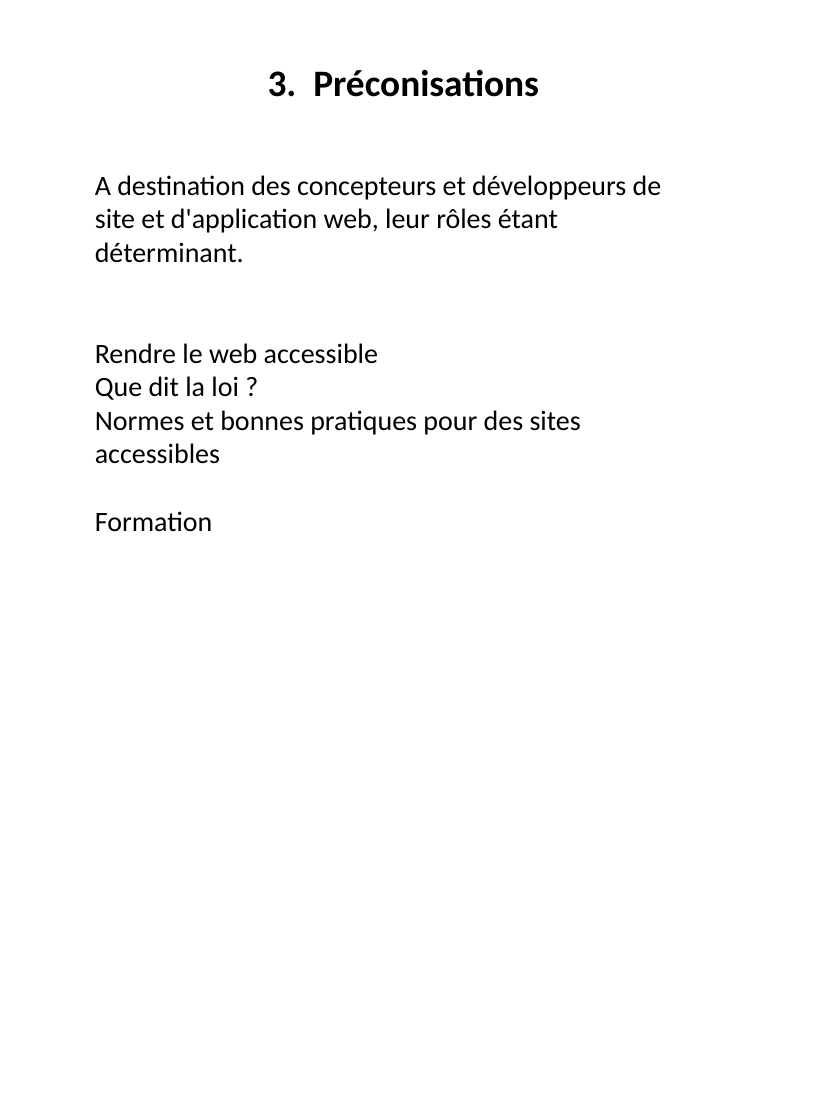
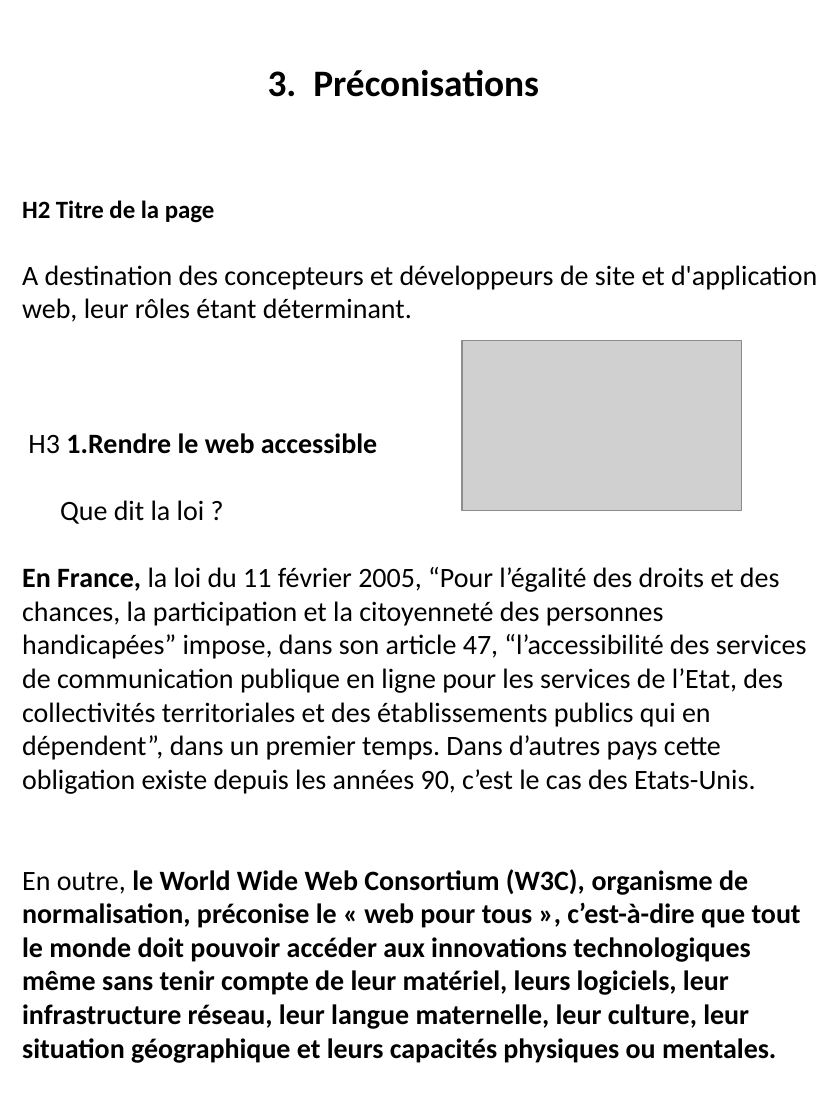
Before and after one commit to Bourg-en-Stress/accessibility, a slide deck: slide 6 of design/mockups/contenu.pptx (slide 3 before the commit). Drawn at 840x1120 pixels with LibreOffice and Linux fonts; fonts in the diff are those of the drawing; grey boxes stand for pictures. Boxes give left, top, right and bottom in pixels: in the first picture for what was removed or moved away, otherwise in the second. Text is boxed around its words. In the diff, an @@ line names an element or a change of style, - is before the commit and + after.

```diff
--- a/design/mockups/contenu.pptx
+++ b/design/mockups/contenu.pptx
@@ text "H2 Titre de la page": place and size @@
-text "H2 Titre de la page" at (95,175,662,532)
+text "H2 Titre de la page" at (22,200,817,1063)
@@ text at (22,200,215,223): paragraph added @@
+H2 Titre de la page
@@ picture added at (463,340,741,510) @@
@@ text at (28,433,377,454): text changed; bold on @@
-Rendre le web accessible
+H3 1.Rendre le web accessible
@@ text at (22,567,807,1063): text changed @@
-Normes et bonnes pratiques pour des sites accessibles
-Formation
+En France, la loi du 11 février 2005, “Pour l’égalité des droits et des chances, la participation et la citoyenneté des personnes handicapées” impose, dans son article 47, “l’accessibilité des services de communication publique en ligne pour les services de l’Etat, des collectivités territoriales et des établissements publics qui en dépendent”, dans un premier temps. Dans d’autres pays cette obligation existe depuis les années 90, c’est le cas des Etats-Unis.
+En outre, le World Wide Web Consortium (W3C), organisme de normalisation, préconise le « web pour tous », c’est-à-dire que tout le monde doit pouvoir accéder aux innovations technologiques même sans tenir compte de leur matériel, leurs logiciels, leur infrastructure réseau, leur langue maternelle, leur culture, leur situation géographique et leurs capacités physiques ou mentales.
```
Also in this commit, not shown: 1 other slide changed, 6 slides added, 1 slide removed, 3 other files.
